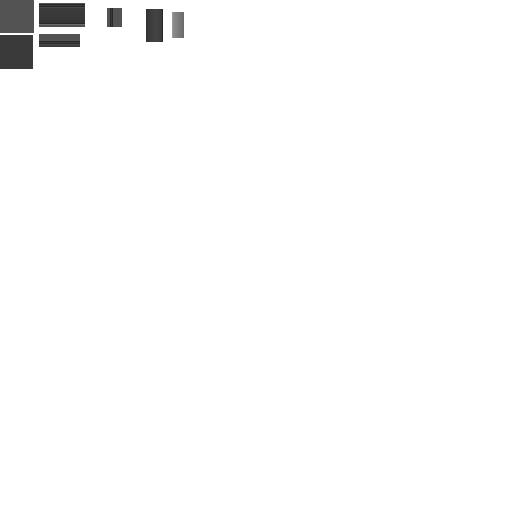
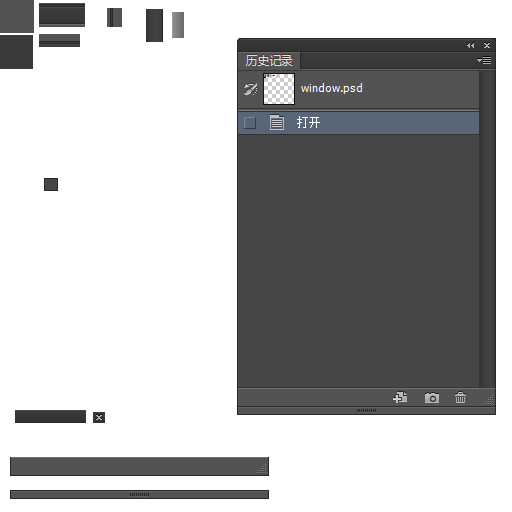
The second 512 x 512 image is a revision of the first. Changes to its layers:
added layer "图层 9" above "图层 7" over [10, 38, 496, 499]
